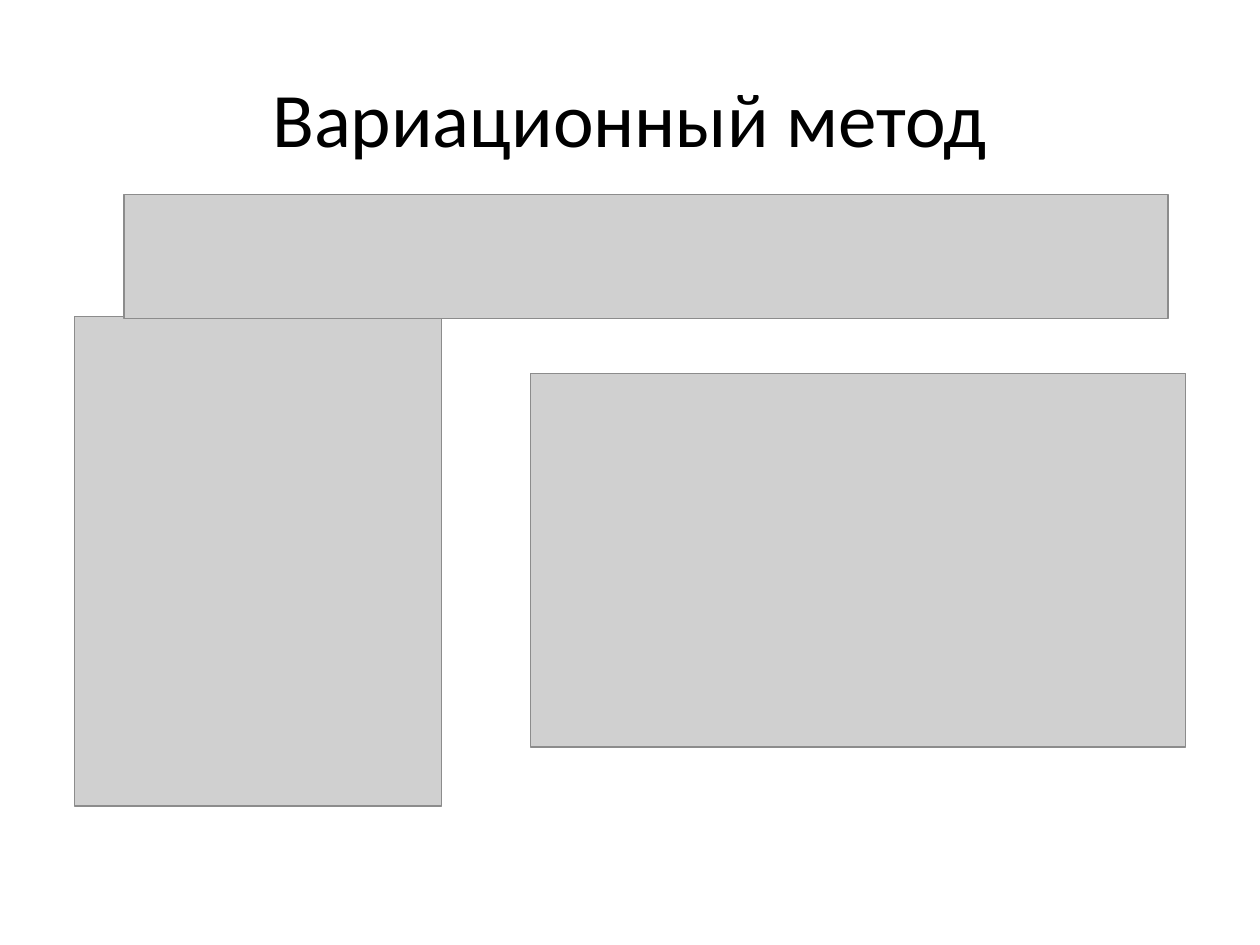
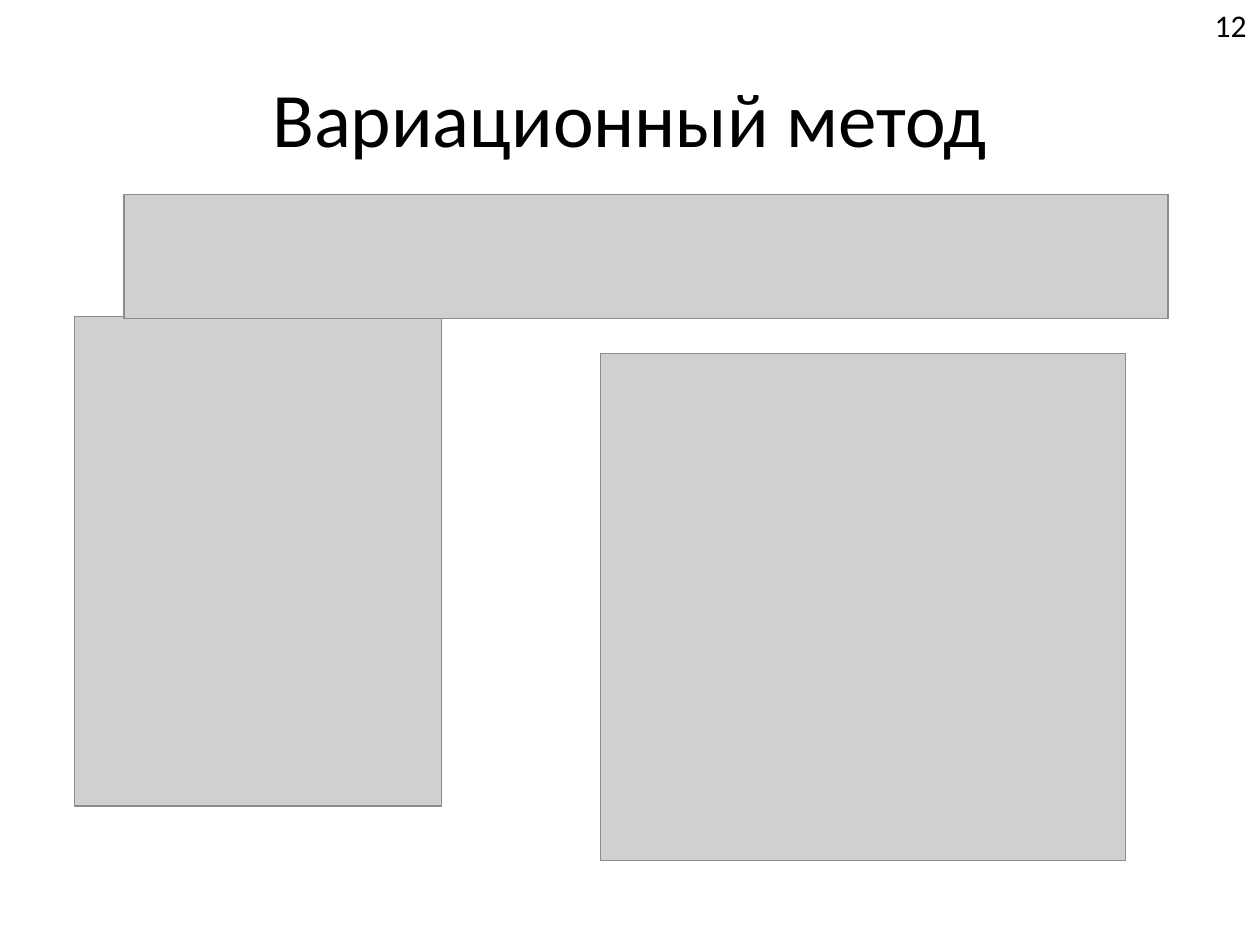
Before and after one commit to FeelUsM/zadrotstvo1, a slide deck: slide 12 of LaTeX-поделки/Системы спинов 1.pptx. Drawn at 1260x945 pixels with LibreOffice and Linux fonts; fonts in the diff are those of the drawing; grey boxes stand for pictures. Boxes give left, top, right and bottom in pixels: in the first picture for what was removed or moved away, otherwise in the second. Text is boxed around its words. In the diff, an @@ line names an element or a change of style, - is before the commit and + after.

```diff
--- a/LaTeX-поделки/Системы спинов 1.pptx
+++ b/LaTeX-поделки/Системы спинов 1.pptx
@@ page number added at [1215,16,1247,37], 18 pt, text #000000 @@
+12
@@ picture: place and size @@
-picture at [530,373,1186,747]
+picture at [600,354,1125,861]
```
Also in this commit, not shown: 11 other slides changed, 4 slides added, 4 slides removed.
